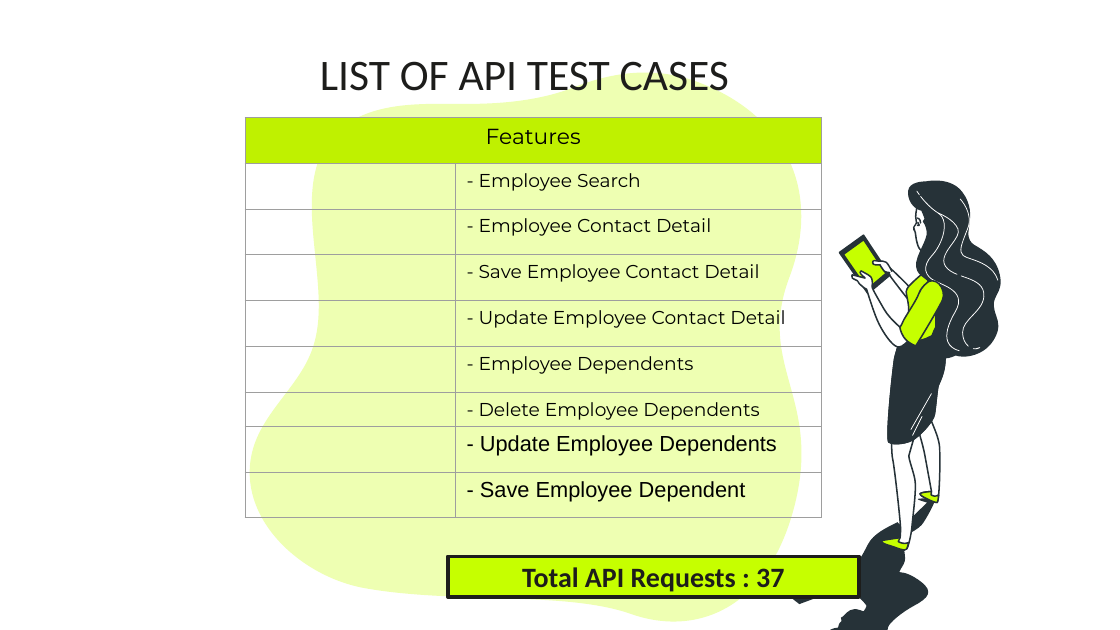
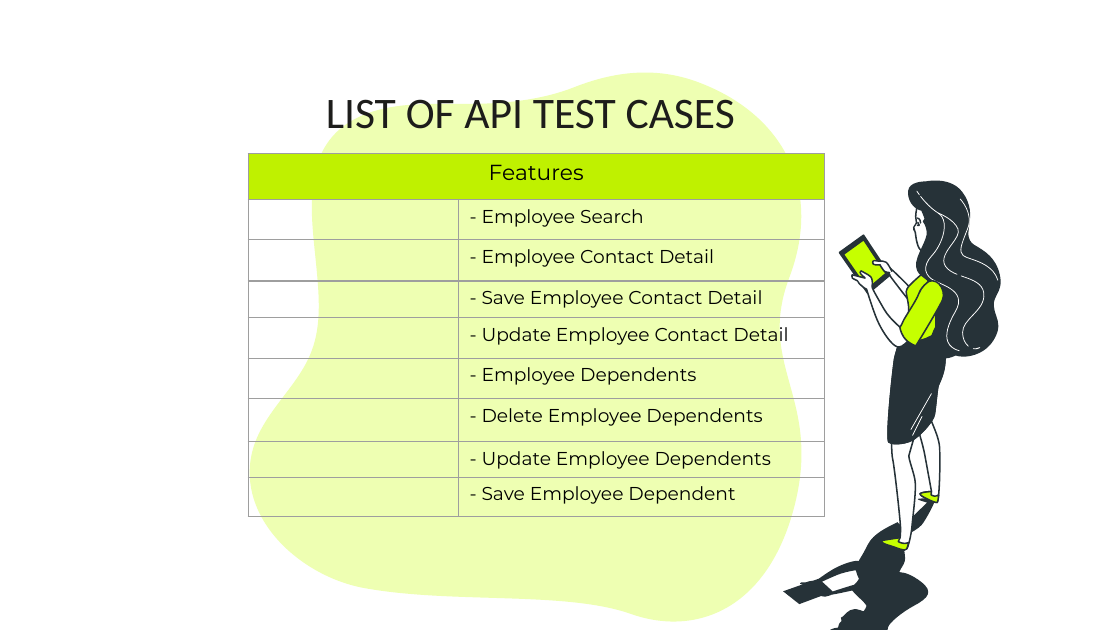
Before and after one commit to sopigp/Postman, a slide deck: slide 8 of SMALL PROJECT 3.pptx. Drawn at 1120x630 pixels with LibreOffice and Linux fonts; fonts in the diff are those of the drawing. Boxes give left, top, right and bottom in pixels: in the first picture for what was removed or moved away, otherwise in the second. Text is boxed around its words. In the diff, an @@ line names an element or a change of style, - is before the commit and + after.

```diff
--- a/SMALL PROJECT 3.pptx
+++ b/SMALL PROJECT 3.pptx
@@ title "LIST OF API TEST CASES": place and size @@
-title "LIST OF API TEST CASES" at (320,54,729,101)
+title "LIST OF API TEST CASES" at (326,92,735,139)
@@ table at (248,153,824,516) @@
@@ size 14 to 12 pt, font Arial to Montserrat in "- Update Employee Dependents", "- Save Employee Dependent" @@
@@ table: place and size @@
-table at (245,118,822,517)
+table at (248,153,824,516)
@@ rectangle removed at (448,557,859,597) @@
-Total API Requests : 37
```
Also in this commit, not shown: 6 other slides changed, 2 slides removed, 3 other files.
